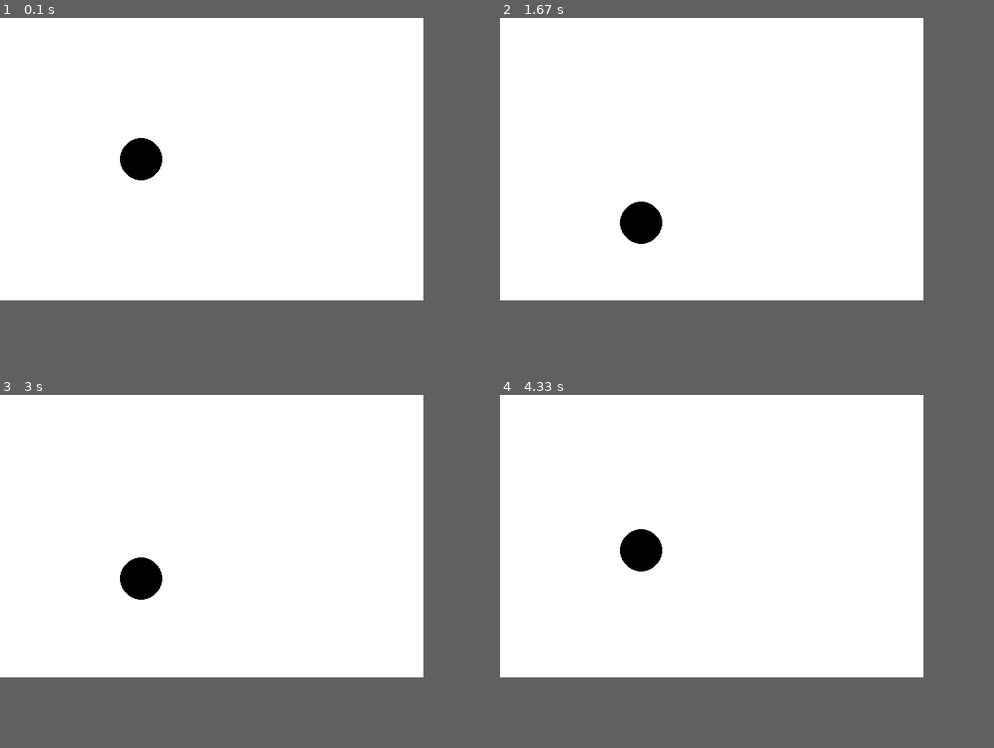
Above: before the commit, frames 1-4 (two rows, left to right).
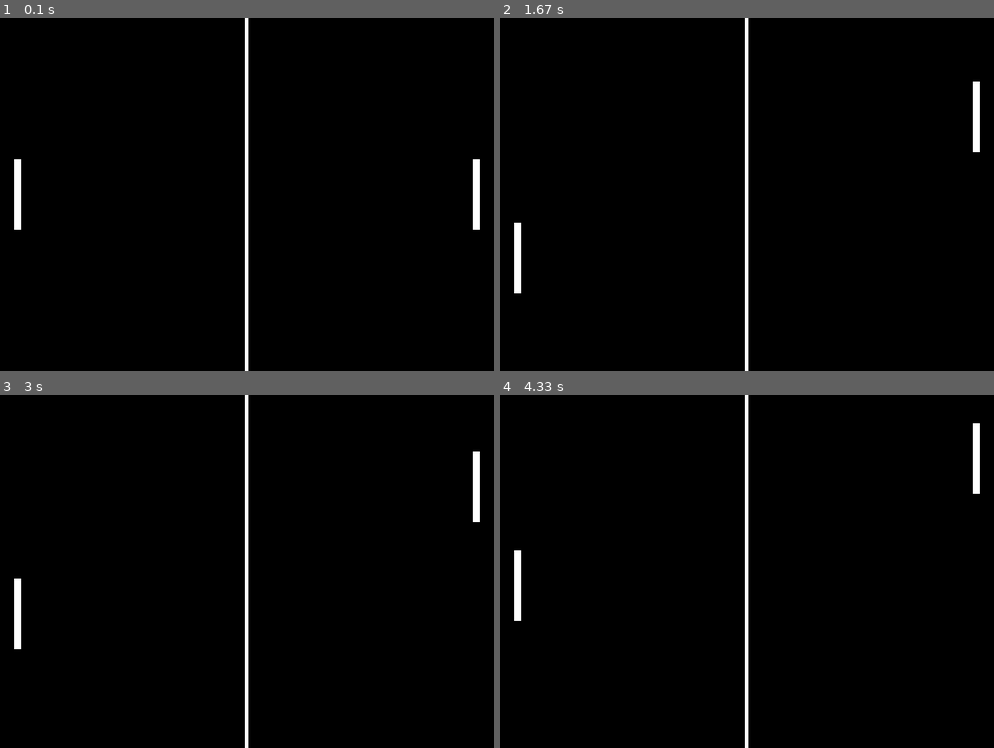
Above: after the commit, the same moments.

Repository: wesoree/ics3u-classwork-wesoree
Game: pygame game, started from cpt.py
Same seed, same stepped clock (60 frames per second), same inputs: the game is played once before the commit and once after it.
Inputs:
- Up to frame 1 (0.1 s): no input
- Up to frame 2 (1.67 s): hold S 0.33-0.8 s; hold Up 0.33-0.8 s; hold Up 0.83-1.3 s; hold W 0.83-1.3 s; hold Down 1.33-1.63 s; hold S 1.33-1.63 s
- Up to frame 3 (3 s): hold Up 1.67-2.03 s; hold W 1.67-2.03 s; hold Down 2.07-2.43 s; hold S 2.07-2.43 s; hold Up 2.47-2.77 s; hold W 2.47-2.77 s; hold Down from 2.8 s (still down); hold S from 2.8 s (still down)
- Up to frame 4 (4.33 s): release Down at 3.1 s; release S at 3.1 s; hold Up 3.13-3.5 s; hold W 3.13-3.5 s; hold Down 3.53-3.9 s; hold S 3.53-3.9 s; hold Up 3.93-4.23 s; hold W 3.93-4.23 s; hold Down from 4.27 s (still down); hold S from 4.27 s (still down)
The window is 600x400 before the commit and 700x500 after it. Grey fills any space a smaller window leaves; there, only what the larger window draws over its background counts as a difference.

The runs differ from the first frame. In frame 1, 67% of the frame differs, in the area x 0-98%, y 0-100%; in frame 2, 67%; in frame 3, 67%; in frame 4, 67%.

Commit message:
add pong

Diff:
--- /dev/null
+++ b/ball.py
@@ -0,0 +1,32 @@
+import pygame
+from random import randint
+BLACK = (0,0,0)
+
+class Ball(pygame.sprite.Sprite):
+    #This class represents a ball. It derives from the "Sprite" class in Pygame.
+
+    def __init__(self, color, width, height):
+        # Call the parent class (Sprite) constructor
+        super().__init__()
+
+        # Pass in the color of the ball, its width and height.
+        # Set the background color and set it to be transparent
+        self.image = pygame.Surface([width, height])
+        self.image.fill(BLACK)
+        self.image.set_colorkey(BLACK)
+
+        # Draw the ball (a rectangle!)
+        pygame.draw.rect(self.image, color, [0, 0, width, height])
+
+        self.velocity = [randint(4,8),randint(-8,8)]
+
+        # Fetch the rectangle object that has the dimensions of the image.
+        self.rect = self.image.get_rect()
+
+    def update(self):
+        self.rect.x += self.velocity[0]
+        self.rect.y += self.velocity[1]
+
+    def bounce(self):
+        self.velocity[0] = -self.velocity[0]
+        self.velocity[1] = randint(-8,8)
--- a/cpt.py
+++ b/cpt.py
@@ -1,19 +1,23 @@
 # pygame template
 
 import pygame
+from paddle import Paddle
+from ball import Ball
 from pygame.locals import K_ESCAPE, KEYDOWN, QUIT
 
 pygame.init()
 pygame.mixer.init()
 
-WIDTH = 600
-HEIGHT = 400
+WIDTH = 700
+HEIGHT = 500
 SIZE = (WIDTH, HEIGHT)
 
 pygame.font.get_fonts()
 
 screen = pygame.display.set_mode(SIZE)
 clock = pygame.time.Clock()
+pygame.display.set_caption('pong')
+
 
 # ---------------------------
 # Initialize global variables
@@ -25,8 +29,25 @@
 RED = (255, 0, 0)
 GREEN = (0, 255, 0)
 BLUE = (0, 0, 255)
-# ---------------------------
 
+paddleA = Paddle(WHITE, 10, 100)
+paddleA.rect.x = 20
+paddleA.rect.y = 200
+
+paddleB = Paddle(WHITE, 10, 100)
+paddleB.rect.y = 200
+paddleB.rect.x = 670
+
+ball = Ball(WHITE,10,10)
+ball.rect.x = 345
+ball.rect.y = 195
+
+all_sprites_list = pygame.sprite.Group()
+
+all_sprites_list.add(paddleA)
+all_sprites_list.add(paddleB)
+#-------------------------------
+# main loop
 running = True
 while running:
     # EVENT HANDLING
@@ -36,33 +57,39 @@
                 running = False
         elif event.type == QUIT:
             running = False
-    # movement
+    # Movement
     keys = pygame.key.get_pressed()
     if keys[pygame.K_w]:
-        circle_y += -10
-    if keys[pygame.K_a]:
-        circle_x += -10
+        paddleA.moveU(5)
     if keys[pygame.K_s]:
-        circle_y += 10
-    if keys[pygame.K_d]:
-        circle_x += 10
-    if keys[pygame.K_SPACE]:
-        pass
-
-
+        paddleA.moveD(5)
+    if keys[pygame.K_UP]:
+        paddleB.moveU(5)
+    if keys[pygame.K_DOWN]:
+        paddleB.moveD(5)
+    # Game logic goes here
+    all_sprites_list.update()
     # GAME STATE UPDATES
     # All game math and comparisons happen here
+    if ball.rect.x>=690:
+        ball.velocity[0] = -ball.velocity[0]
+    if ball.rect.x<=0:
+        ball.velocity[0] = -ball.velocity[0]
+    if ball.rect.y>490:
+        ball.velocity[1] = -ball.velocity[1]
+    if ball.rect.y<0:
+        ball.velocity[1] = -ball.velocity[1]
+    if pygame.sprite.collide_mask(ball, paddleA) or pygame.sprite.collide_mask(ball, paddleB):
+        ball.bounce()
+    # DRAWING
+    screen.fill(BLACK)  # always the first drawing command
 
-
-    # DRAWING
-    screen.fill(WHITE)  # always the first drawing command
-
-    pygame.draw.circle(screen, (0, 0, 0), (circle_x, circle_y), 30)
-
+    pygame.draw.line(screen, WHITE, [349, 0], [349, 500], 5)
+    all_sprites_list.draw(screen)
     # Must be the last two lines
     # of the game loop
     pygame.display.flip()
-    clock.tick(30)
+    clock.tick(60)
     #---------------------------
 
 
--- /dev/null
+++ b/paddle.py
@@ -0,0 +1,25 @@
+import pygame
+BLACK = (0, 0, 0)
+class Paddle(pygame.sprite.Sprite):
+
+    def __init__(self, color, w, h):
+        super().__init__()
+
+        self.image = pygame.Surface([w, h])
+        self.image.fill(BLACK)
+        self.image.set_colorkey(BLACK)
+
+        pygame.draw.rect(self.image, color, [0, 0, w, h])
+
+        self.rect = self.image.get_rect()
+
+    def moveU(self, pixels):
+        self.rect.y -= pixels
+		#Check that you are not going too far (off the screen)
+        if self.rect.y < 0:
+          self.rect.y = 0
+    def moveD(self, pixels):
+        self.rect.y += pixels
+	#Check that you are not going too far (off the screen)
+        if self.rect.y > 400:
+          self.rect.y = 400
